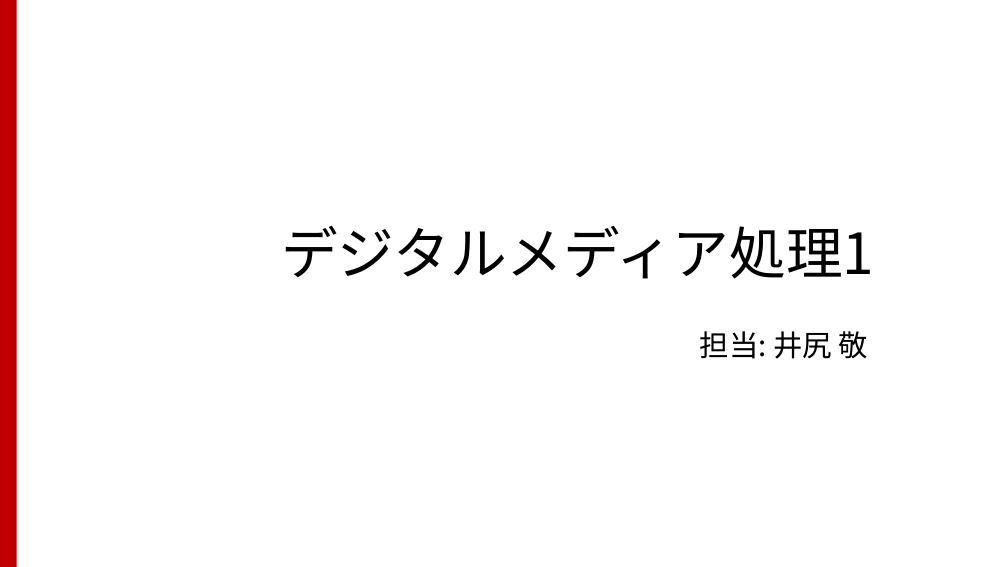
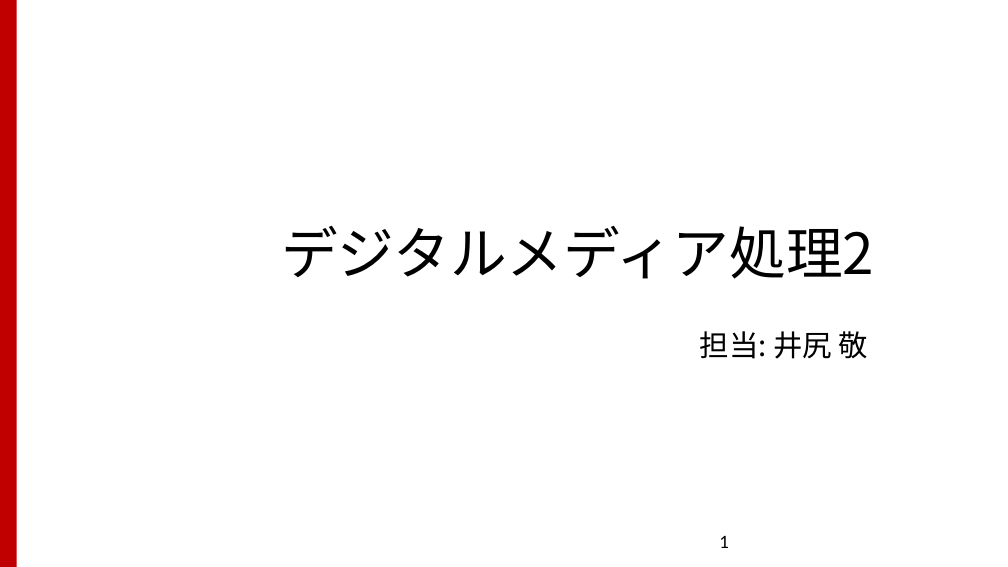
Before and after one commit to TakashiIjiri/TakashiIjiri.github.io, a slide deck: slide 1 of classes/dm2018_2/dm2_7.pptx. Drawn at 1008x567 pixels with LibreOffice and Linux fonts; fonts in the diff are those of the drawing. Boxes give left, top, right and bottom in pixels: in the first picture for what was removed or moved away, otherwise in the second. Text is boxed around its words. In the diff, an @@ line names an element or a change of style, - is before the commit and + after.

```diff
--- a/classes/dm2018_2/dm2_7.pptx
+++ b/classes/dm2018_2/dm2_7.pptx
@@ title at box(281, 226, 874, 279): text changed @@
-デジタルメディア処理1
+デジタルメディア処理2
@@ page number added at box(719, 536, 729, 548), 18 pt, text #000000 @@
+1
```
Also in this commit, not shown: 47 slides added, 26 slides removed, 14 other files.
